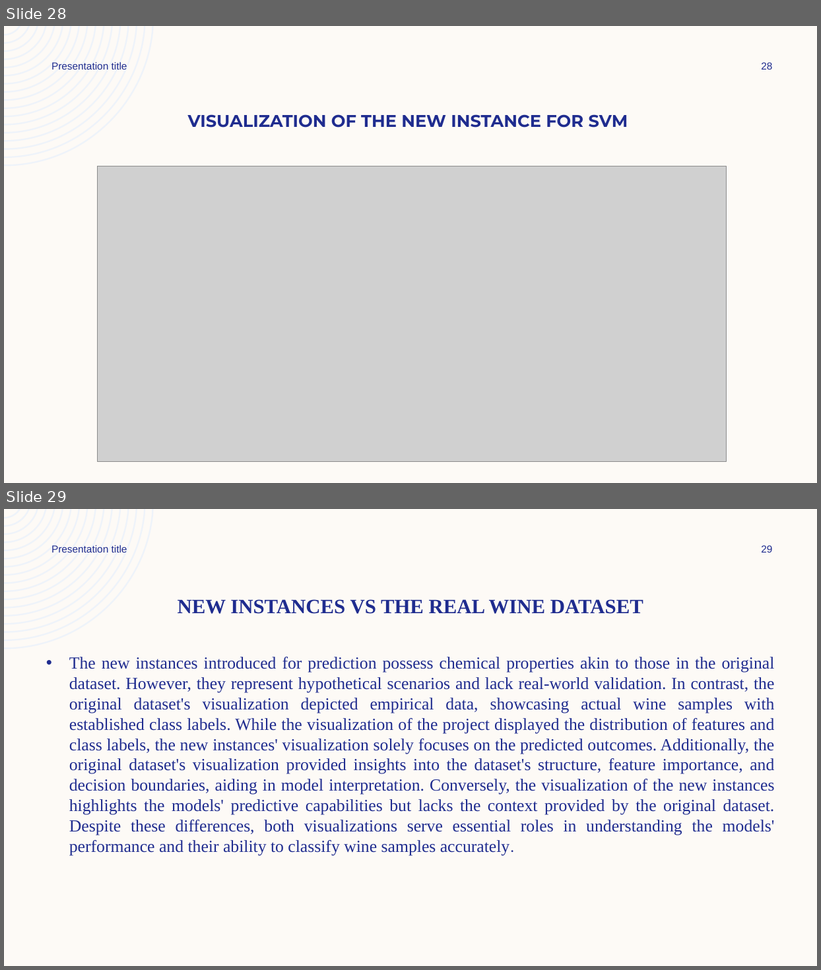
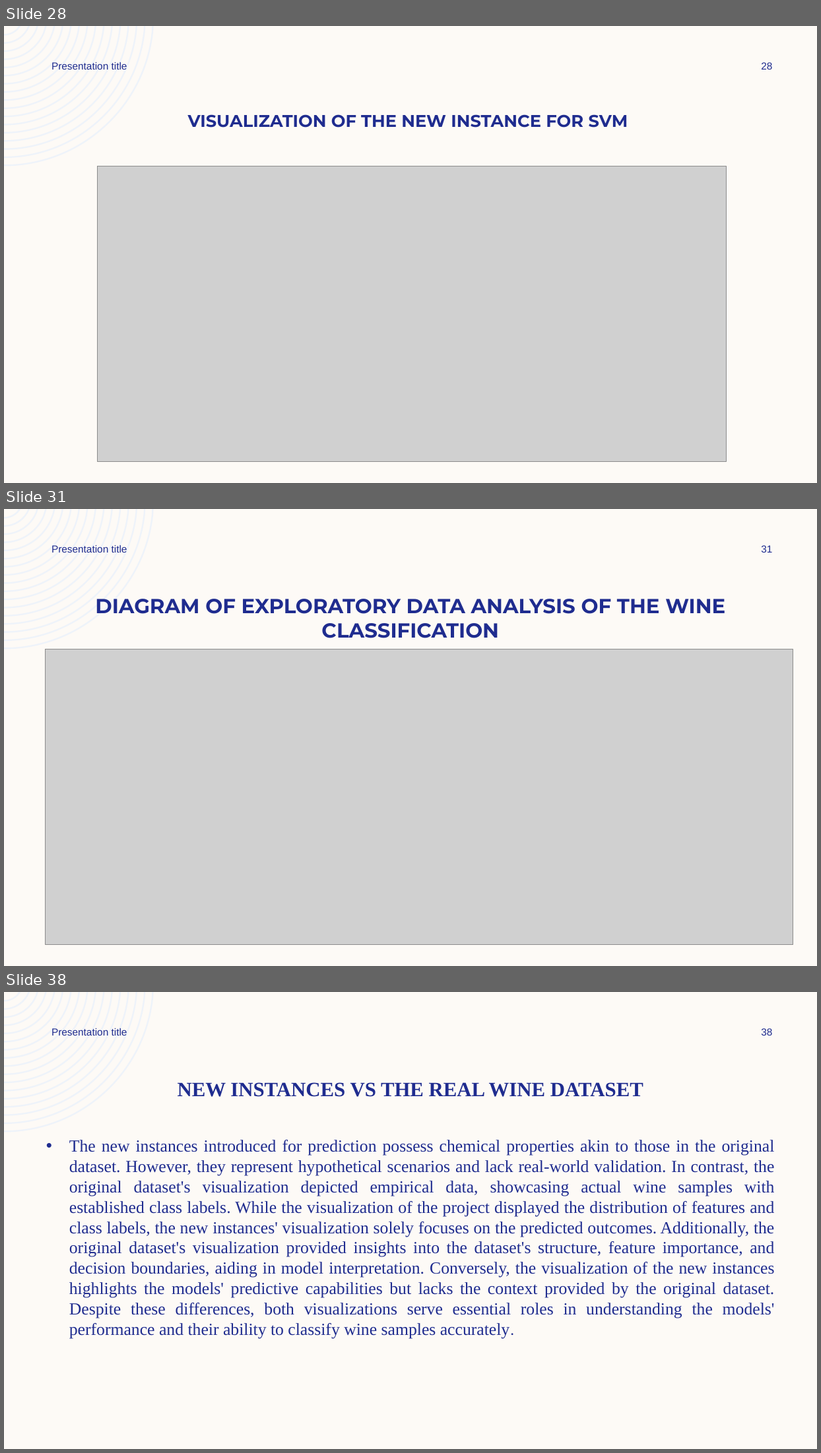
Before and after one commit to bigkebs/code-path-preview, a slide deck: Wine Classification Project_KBM_2024.pptx. Shown one above the other, each under a label of ours: slides 28 and 29 before the commit, slides 28, 31 and 38 after it; the slides between them are not shown. The pictures are 821x970 and 821x1453 pixels, drawn with LibreOffice and Linux fonts; fonts in the diff are those of the drawing; grey boxes stand for pictures. Boxes give left, top, right and bottom in pixels: in the first picture for what was removed or moved away, otherwise in the second. Text is boxed around its words. In the diff, an @@ line names an element or a change of style, - is before the commit and + after.

```diff
--- a/Wine Classification Project_KBM_2024.pptx
+++ b/Wine Classification Project_KBM_2024.pptx
@@ slide 31 added at bbox=[4, 509, 817, 966], background #FDFAF6; not listed: 1 template element that a slide beside it also shows @@
@@ text added at bbox=[52, 545, 127, 553], 12 pt, text #1F2C8F @@
+Presentation title
@@ page number added at bbox=[761, 545, 772, 553], 12 pt, text #1F2C8F @@
+31
@@ title added at bbox=[95, 599, 725, 638], 24 pt, text #1F2C8F, bold @@
+DIAGRAM OF EXPLORATORY DATA ANALYSIS OF THE WINE CLASSIFICATION
@@ picture added at bbox=[46, 650, 793, 945] @@
@@ what was slide 29 is now slide 38 @@
@@ page number at bbox=[761, 1028, 772, 1036]: text changed @@
-29
+38
```
Also in this commit, not shown: 1 slide changed, 10 other slides added.
